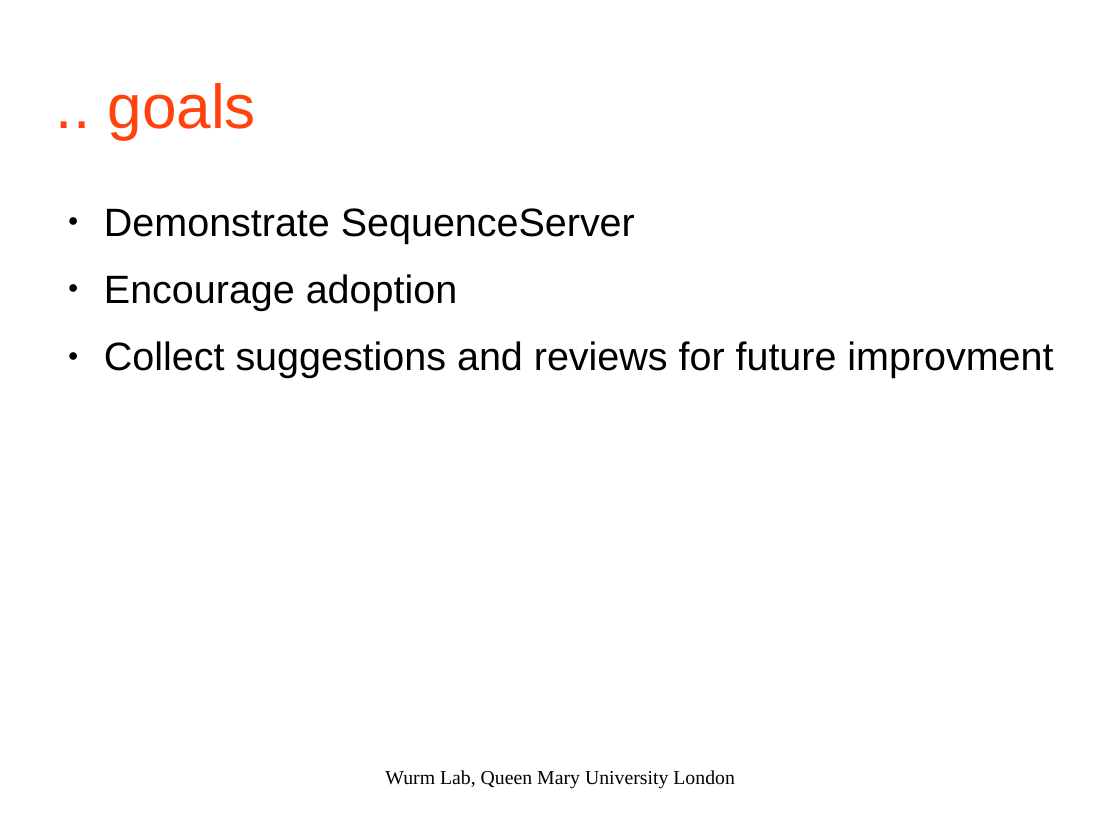
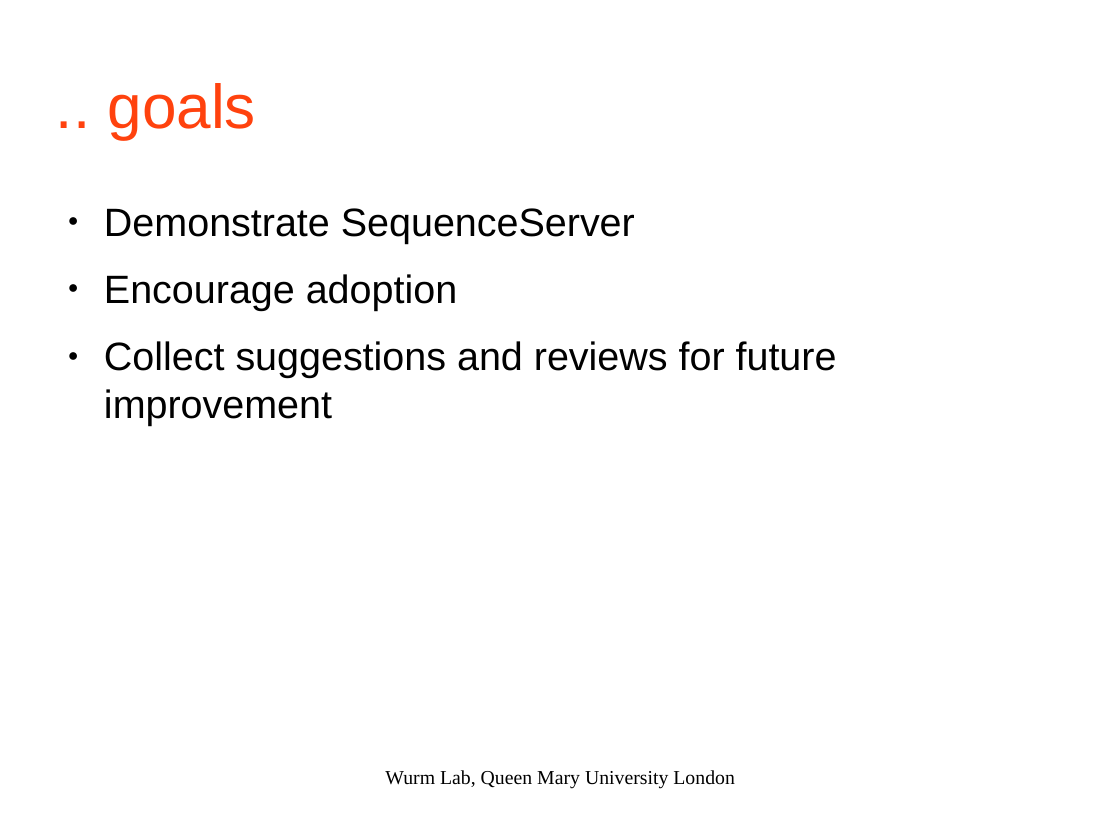
Before and after one commit to raivivek/talks, a slide deck: slide 7 of sequenceserver/ss_demo.odp. Drawn at 1120x840 pixels with LibreOffice and Linux fonts; fonts in the diff are those of the drawing. Boxes give left, top, right and bottom in pixels: in the first picture for what was removed or moved away, otherwise in the second. Text is boxed around its words. In the diff, an @@ line names an element or a change of style, - is before the commit and + after.

```diff
--- a/sequenceserver/ss_demo.odp
+++ b/sequenceserver/ss_demo.odp
@@ text at (104, 341, 837, 426): text changed @@
-● Collect suggestions and reviews for future improvment
+● Collect suggestions and reviews for future improvement
```
Also in this commit, not shown: 1 other file.
